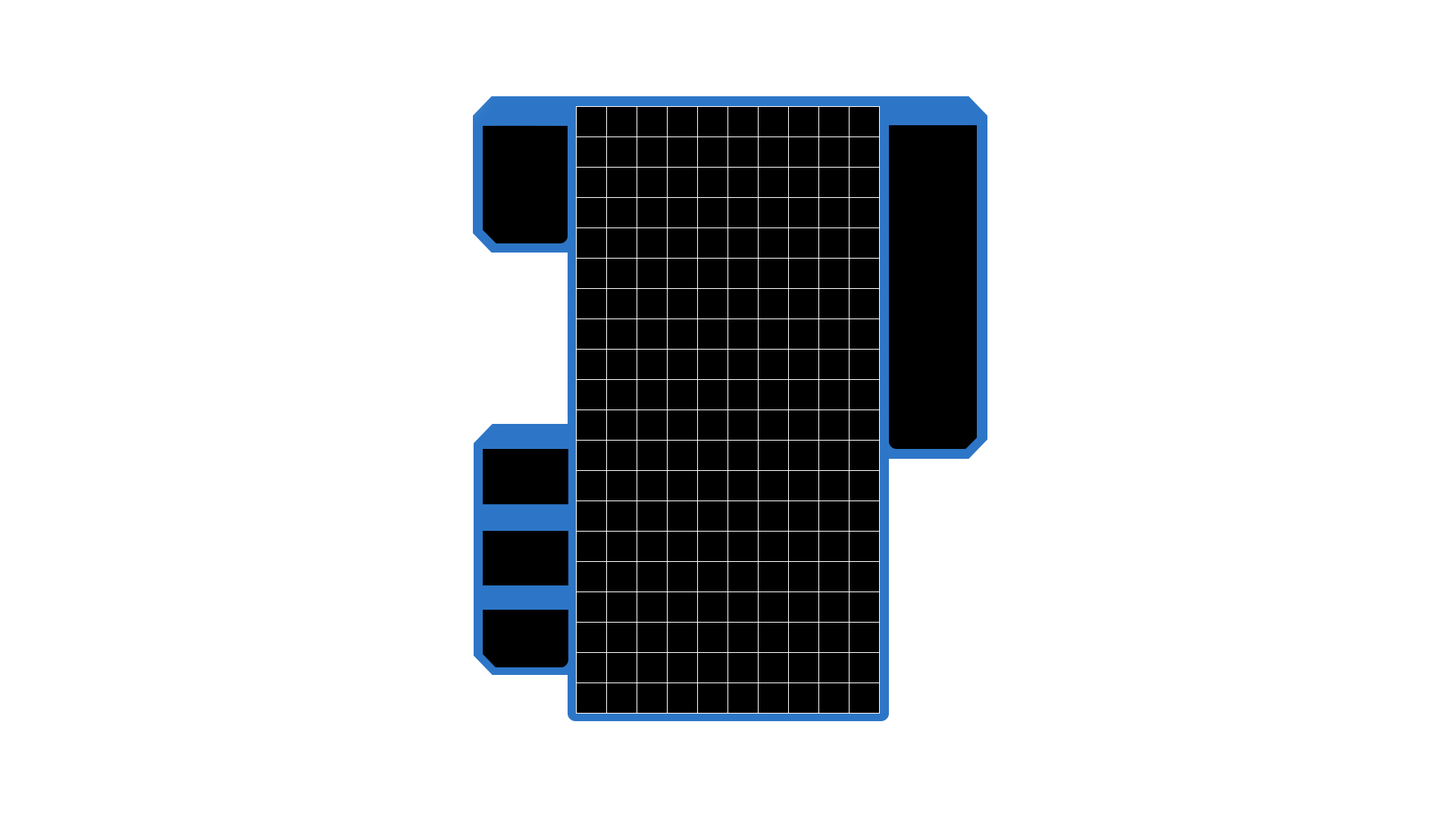
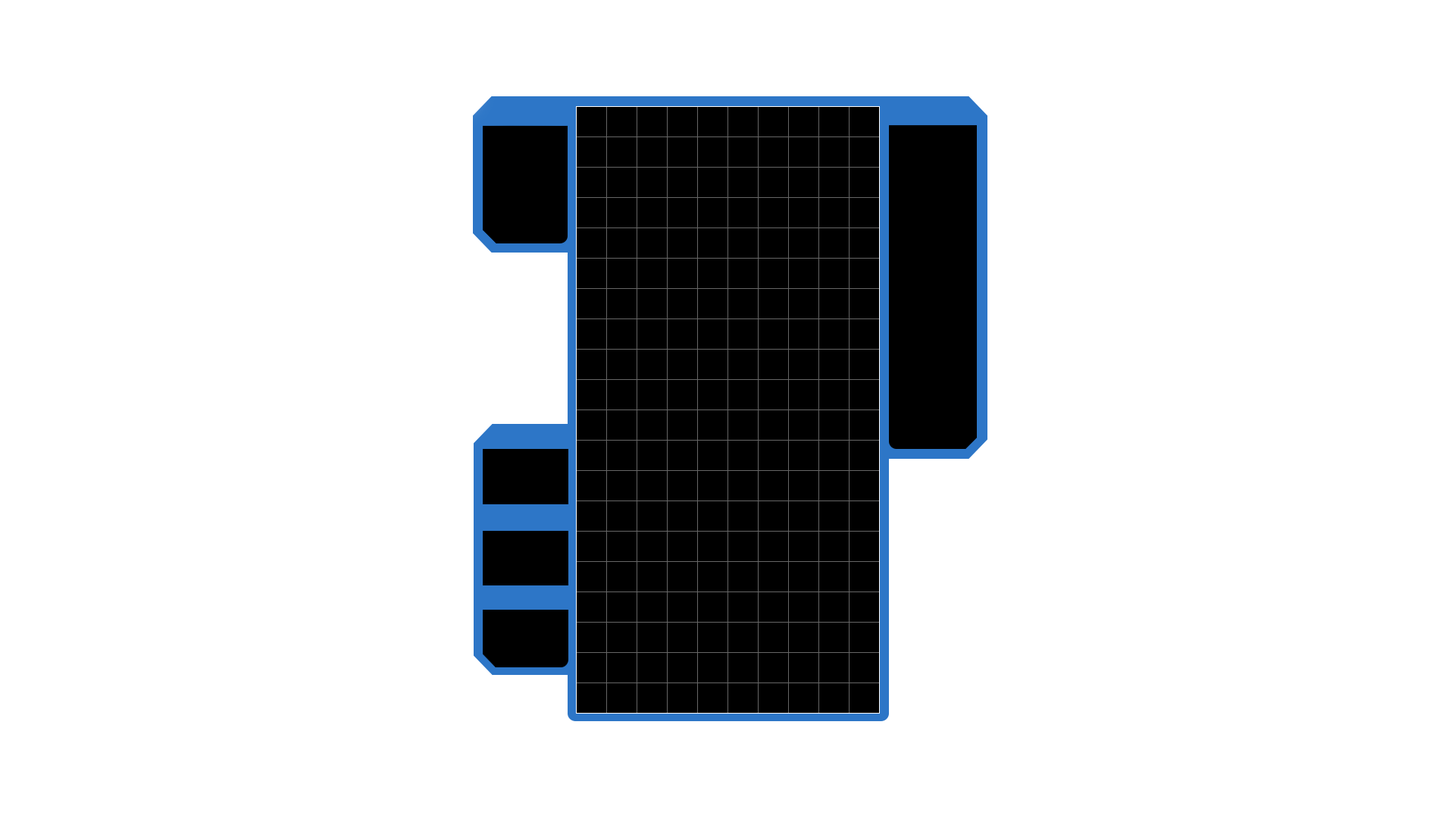
Layer changes from the first 1455 x 819 image to the second:
renamed "Layer 3 copy 3" to "grid", opacity 100% → 40% over [576, 106, 880, 713]
